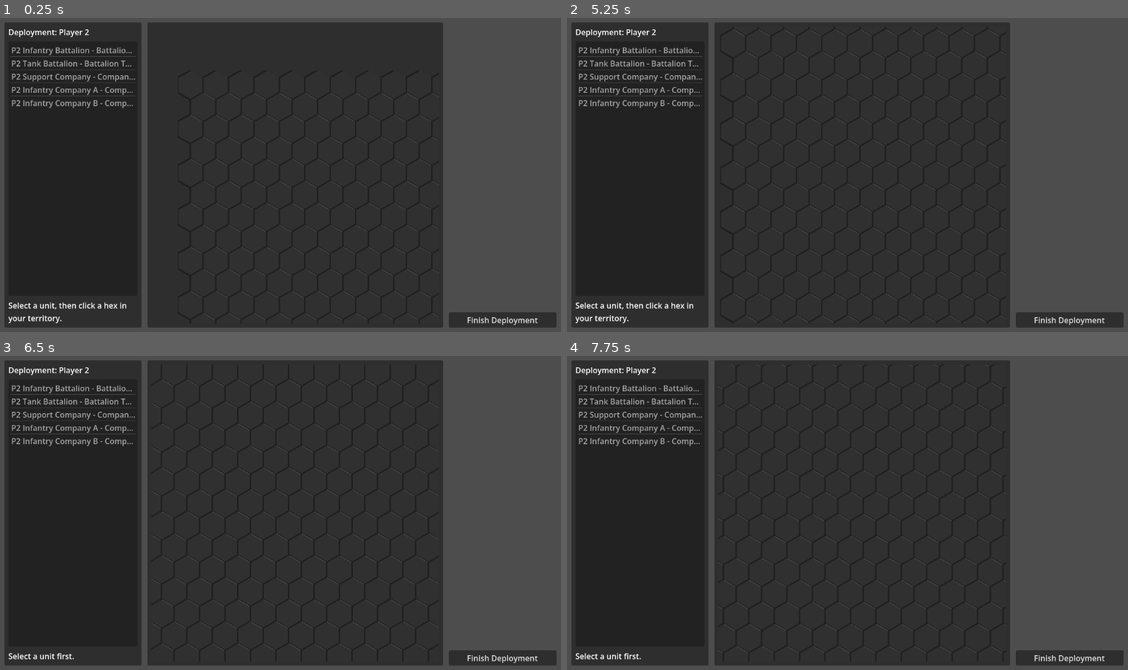
Above: before the commit, frames 1-4 (two rows, left to right).
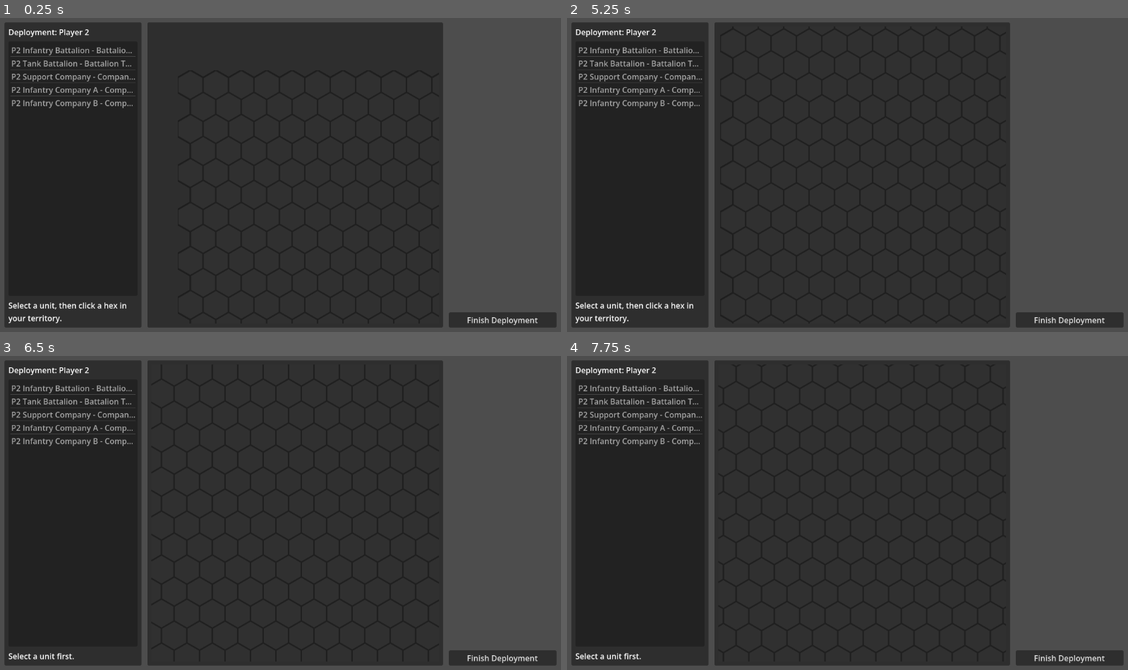
Above: after the commit, the same moments.

Repository: cpt-miche/Combat-Mission-Companion
Game: Godot game, scene res://scenes/deployment/DeploymentScreen.tscn
Same seed, same stepped clock (60 frames per second), same inputs: the game is played once before the commit and once after it. This scene is started directly instead of the project's main scene.
Inputs (mouse positions are in pixels of both pictures, inside the frame that each line leads up to):
- Up to frame 1 (0.25 s): no input
- Up to frame 2 (5.25 s): click "Finish Deployment" at 0.5 s; click "Finish Deployment" at 1.25 s; click "Finish Deployment" at 2 s; tap A every 0.75 s from 2.75 to 5 s; drag from (864, 175) to (903, 105) at 2.77 s; drag from (1015, 222) to (819, 237) at 3.52 s; move the mouse to (679, 127) at 4.27 s; hold Ctrl 4.28-5 s; click (679, 127) at 4.42 s; drag from (875, 175) to (679, 127) at 5.02 s
- Up to frame 3 (6.5 s): tap A at 5.75 s; move the mouse to (196, 434) at 5.77 s; hold Ctrl from 5.78 s (still down); click (196, 434) at 5.92 s
- Up to frame 4 (7.75 s): release Ctrl at 6.5 s; tap Space at 6.5 s; drag from (970, 497) to (763, 434) at 6.52 s; move the mouse to (735, 528) at 7.27 s; hold Ctrl from 7.28 s (still down); click (735, 528) at 7.42 s

The runs differ from the first frame. In frame 1, 0.4% of the frame differs, in the area x 34-79%, y 23-97%; in frame 2, 0.5%, in the area x 29-79%, y 3-97%; in frame 3, 0.5%; in frame 4, 0.5%.

Commit message:
Fix cached hex border polyline closure

Diff:
--- a/scripts/ui/deployment/HexMapView.gd
+++ b/scripts/ui/deployment/HexMapView.gd
@@ -239,7 +239,10 @@
 			local[i] = corners[i] - cache_origin
 		var owner := _owner_for(axial.x, axial.y)
 		canvas.draw_colored_polygon(local, _color_for_owner(owner))
-		canvas.draw_polyline(local, Color(0.12, 0.12, 0.12, 0.95), 2.0, true)
+		var border := local
+		if not border.is_empty():
+			border.append(border[0])
+		canvas.draw_polyline(border, Color(0.12, 0.12, 0.12, 0.95), 2.0, true)
 
 func _center_for_axial(axial: Vector2i) -> Vector2:
 	var entry: Dictionary = _hex_geometry_cache.get(axial, {})
